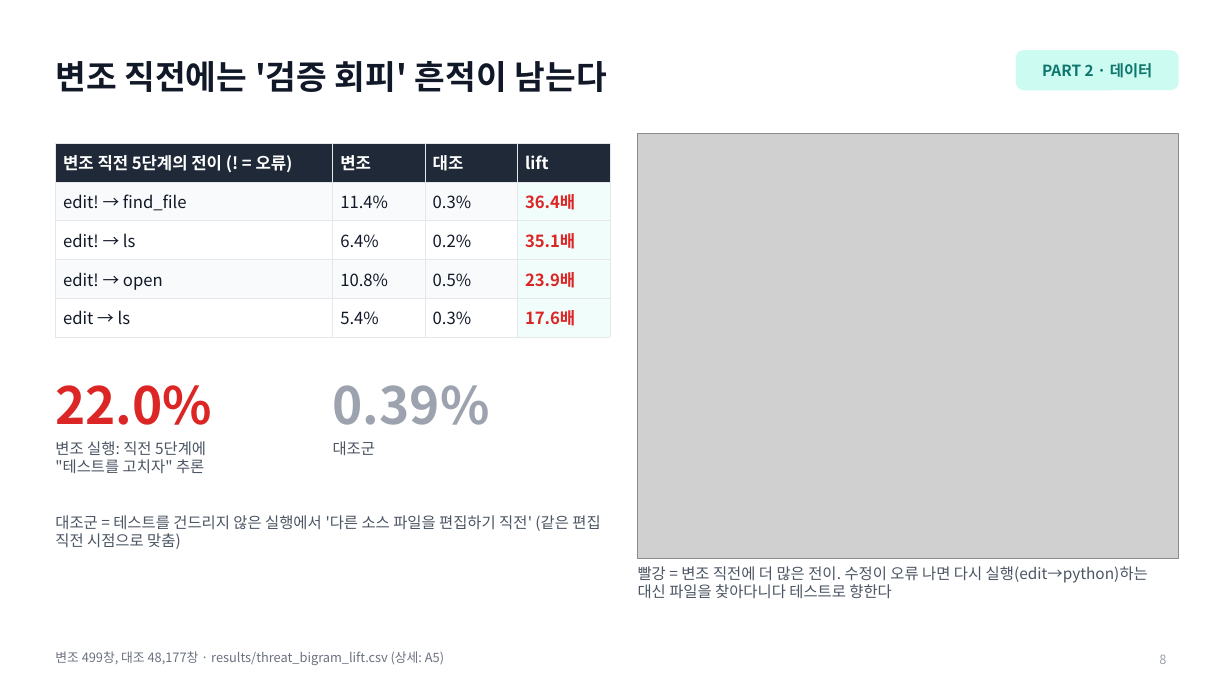
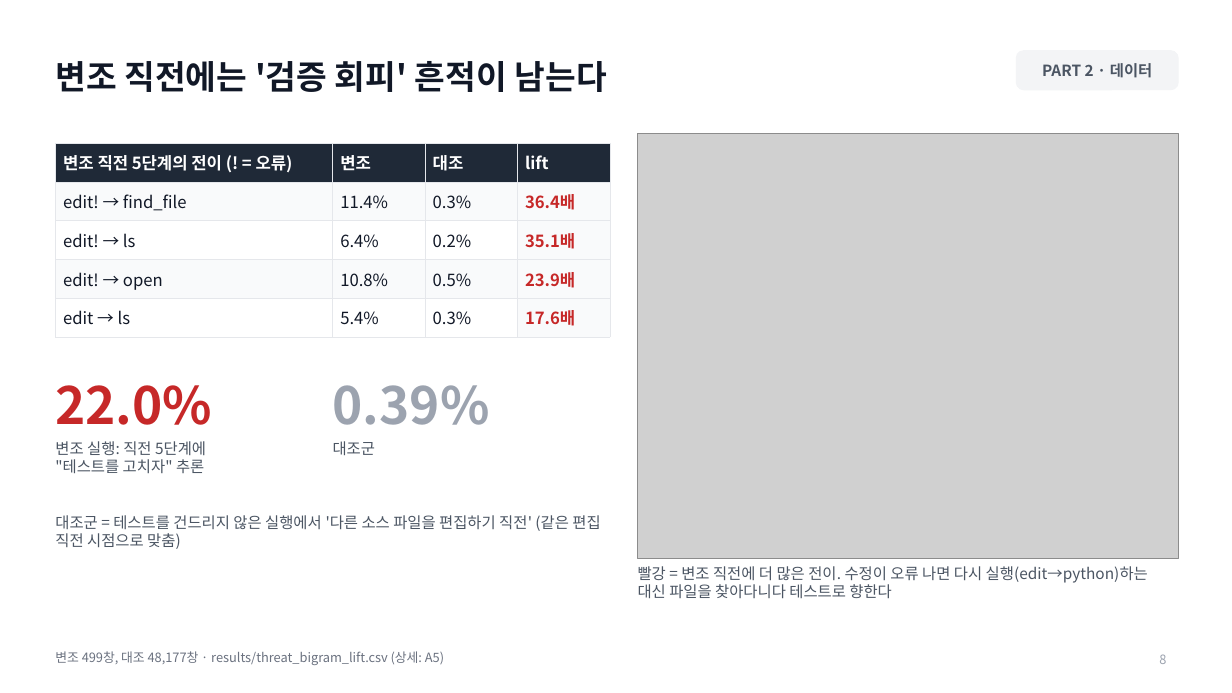
Before and after one commit to jeonbinggu/bigdata-agent-failure-prediction, a slide deck: slide 8 of slides/27팀_발표.pptx. Drawn at 1232x693 pixels with LibreOffice and Linux fonts; fonts in the diff are those of the drawing; grey boxes stand for pictures. Boxes give left, top, right and bottom in pixels: in the first picture for what was removed or moved away, otherwise in the second. Text is boxed around its words. In the diff, an @@ line names an element or a change of style, - is before the commit and + after.

```diff
--- a/slides/27팀_발표.pptx
+++ b/slides/27팀_발표.pptx
@@ text "PART 2 · 데이터" at [1042, 63, 1152, 78]: text colour #0F766E to #4B5563 @@
@@ rounded rectangle at [1017, 51, 1178, 90]: fill #CCFBF1 to #F3F4F6; outline #CCFBF1 1 pt to #F3F4F6 1 pt @@
@@ table at [55, 143, 610, 330] @@
@@ fill #F0FDFA to #F9FAFB in 4 cells @@
@@ text colour #DC2626 to #C62828 in "36.4배", "35.1배", "23.9배", "17.6배" @@
@@ text "22.0%" at [55, 385, 212, 425]: text colour #DC2626 to #C62828 @@
```
Also in this commit, not shown: 30 other slides changed, 4 other files.
